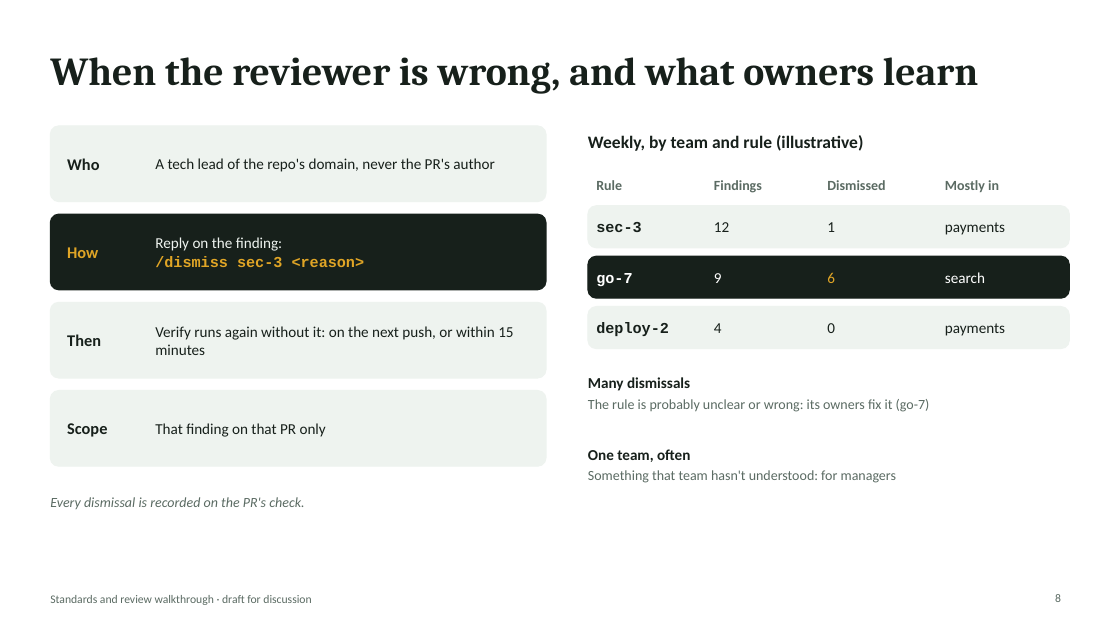
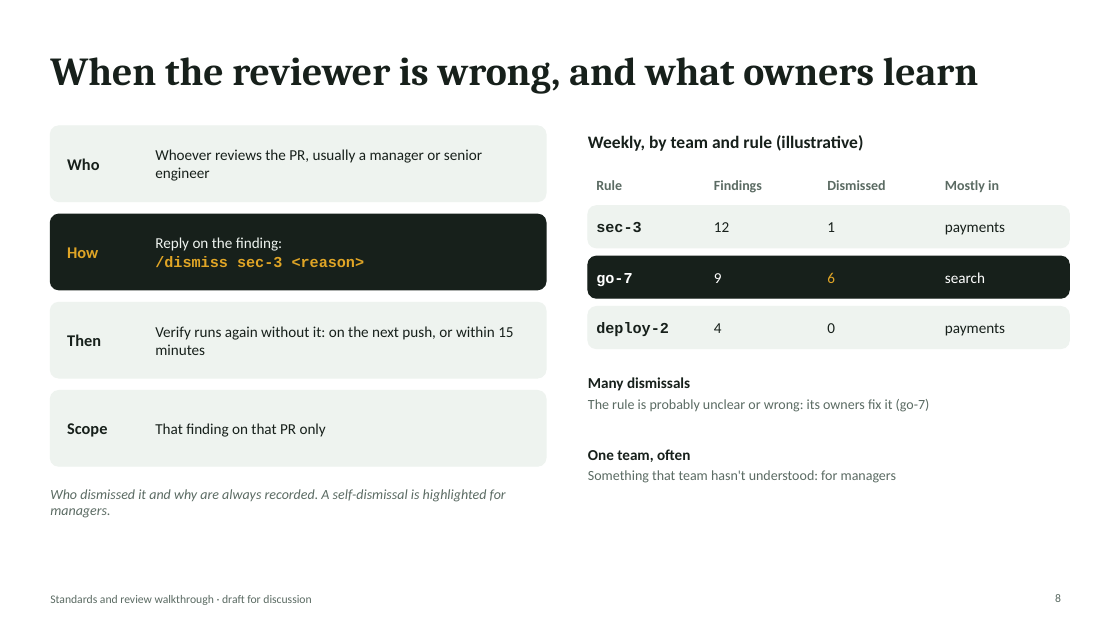
Before and after one commit to rahulnyk/bagheera, a slide deck: slide 8 of docs/design/standards-and-review-walkthrough.pptx. Drawn at 1120x630 pixels with LibreOffice and Linux fonts; fonts in the diff are those of the drawing. Boxes give left, top, right and bottom in pixels: in the first picture for what was removed or moved away, otherwise in the second. Text is boxed around its words. In the diff, an @@ line names an element or a change of style, - is before the commit and + after.

```diff
--- a/docs/design/standards-and-review-walkthrough.pptx
+++ b/docs/design/standards-and-review-walkthrough.pptx
@@ text at [155,149,482,181]: text changed @@
-A tech lead of the repo's domain, never the PR's author
+Whoever reviews the PR, usually a manager or senior engineer
@@ text at [50,489,506,518]: text changed @@
-Every dismissal is recorded on the PR's check.
+Who dismissed it and why are always recorded. A self-dismissal is highlighted for managers.
```
Also in this commit, not shown: 5 other slides changed, 1 other file.
